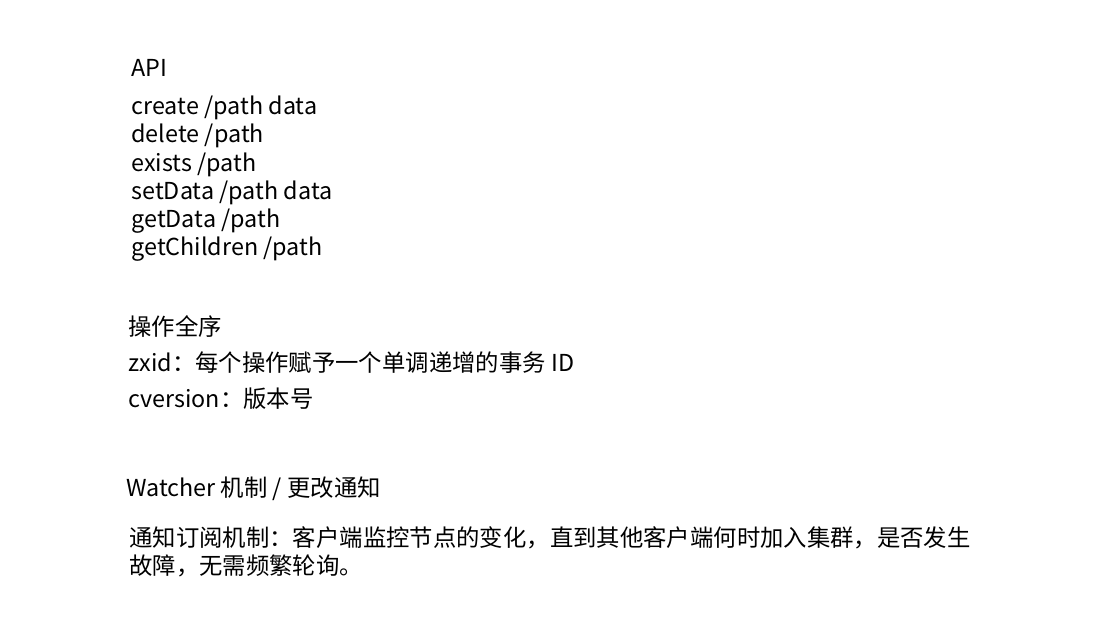
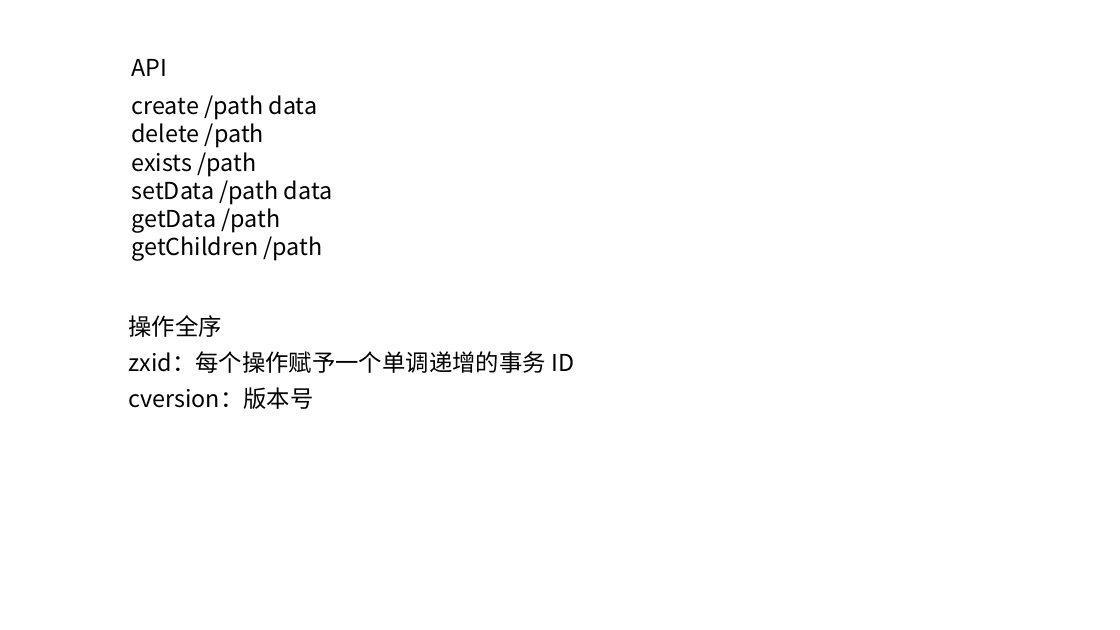
Before and after one commit to zozospider/note, a slide deck: slide 32 of data-system/ZooKeeper_share1_v5.pptx (slide 31 before the commit). Drawn at 1120x630 pixels with LibreOffice and Linux fonts; fonts in the diff are those of the drawing. Boxes give left, top, right and bottom in pixels: in the first picture for what was removed or moved away, otherwise in the second. Text is boxed around its words. In the diff, an @@ line names an element or a change of style, - is before the commit and + after.

```diff
--- a/data-system/ZooKeeper_share1_v5.pptx
+++ b/data-system/ZooKeeper_share1_v5.pptx
@@ text removed at [126, 476, 380, 498] @@
-Watcher 机制 / 更改通知
@@ text removed at [129, 526, 970, 577] @@
-通知订阅机制：客户端监控节点的变化，直到其他客户端何时加入集群，是否发生故障，无需频繁轮询。
```
Also in this commit, not shown: 3 other slides changed, 4 slides added.
